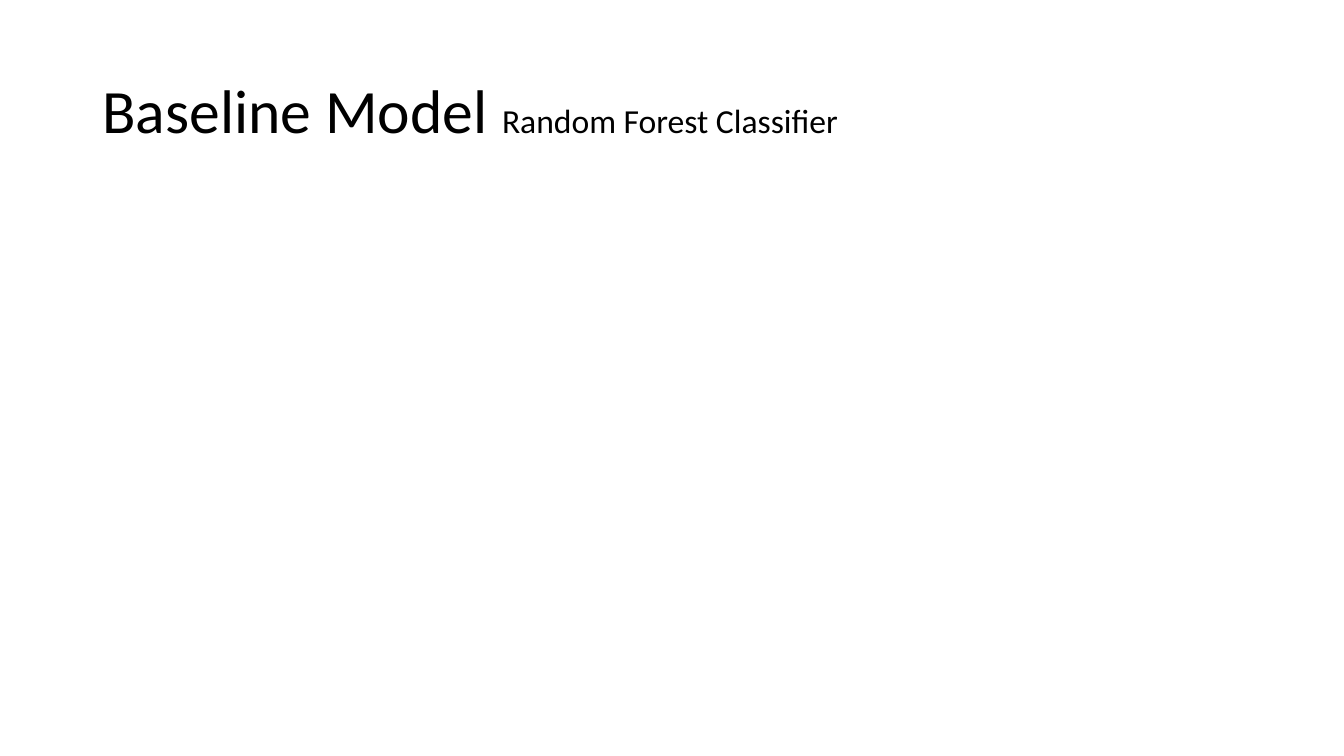
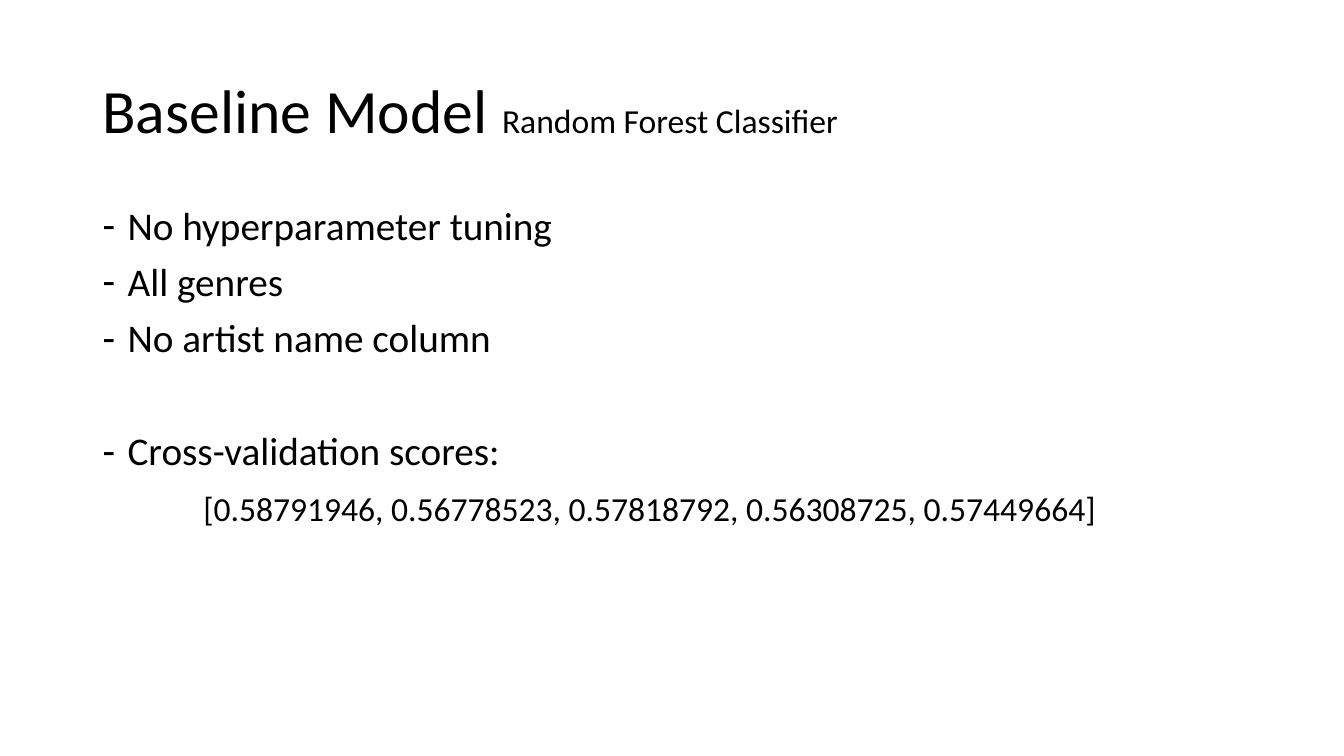
Before and after one commit to hmdev649/dsc-mod-3-project-seattle-ds-012720, a slide deck: slide 7 of reports/song-classifier.pptx. Drawn at 1344x756 pixels with LibreOffice and Linux fonts; fonts in the diff are those of the drawing. Boxes give left, top, right and bottom in pixels: in the first picture for what was removed or moved away, otherwise in the second. Text is boxed around its words. In the diff, an @@ line names an element or a change of style, - is before the commit and + after.

```diff
--- a/reports/song-classifier.pptx
+++ b/reports/song-classifier.pptx
@@ text added at [128, 212, 1096, 526], 28 pt, text #000000 @@
+– No hyperparameter tuning
+– All genres
+– No artist name column
+– Cross-validation scores:
+[0.58791946, 0.56778523, 0.57818792, 0.56308725, 0.57449664]
```
Also in this commit, not shown: 2 other slides changed, 6 other files.
